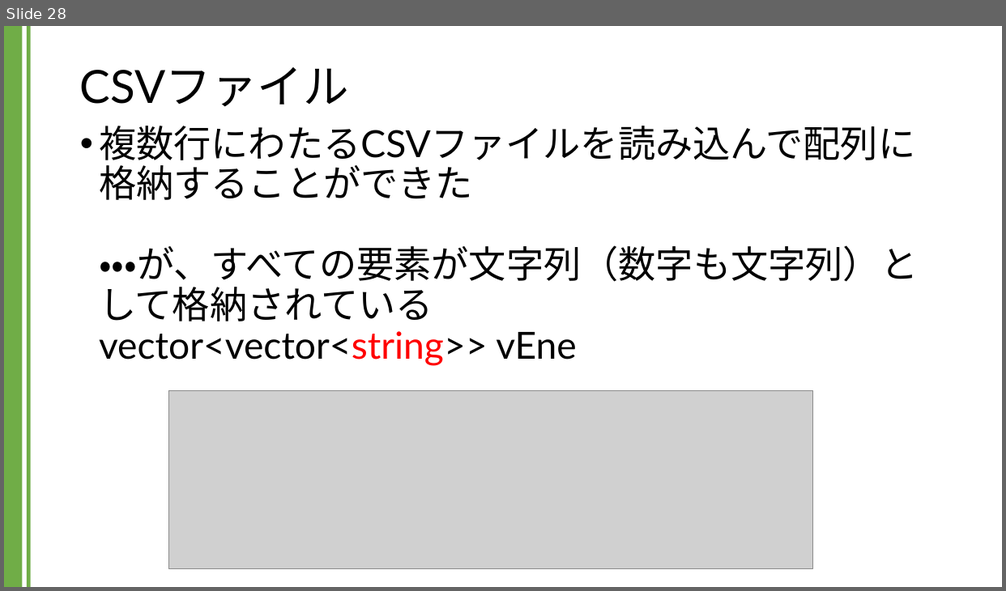
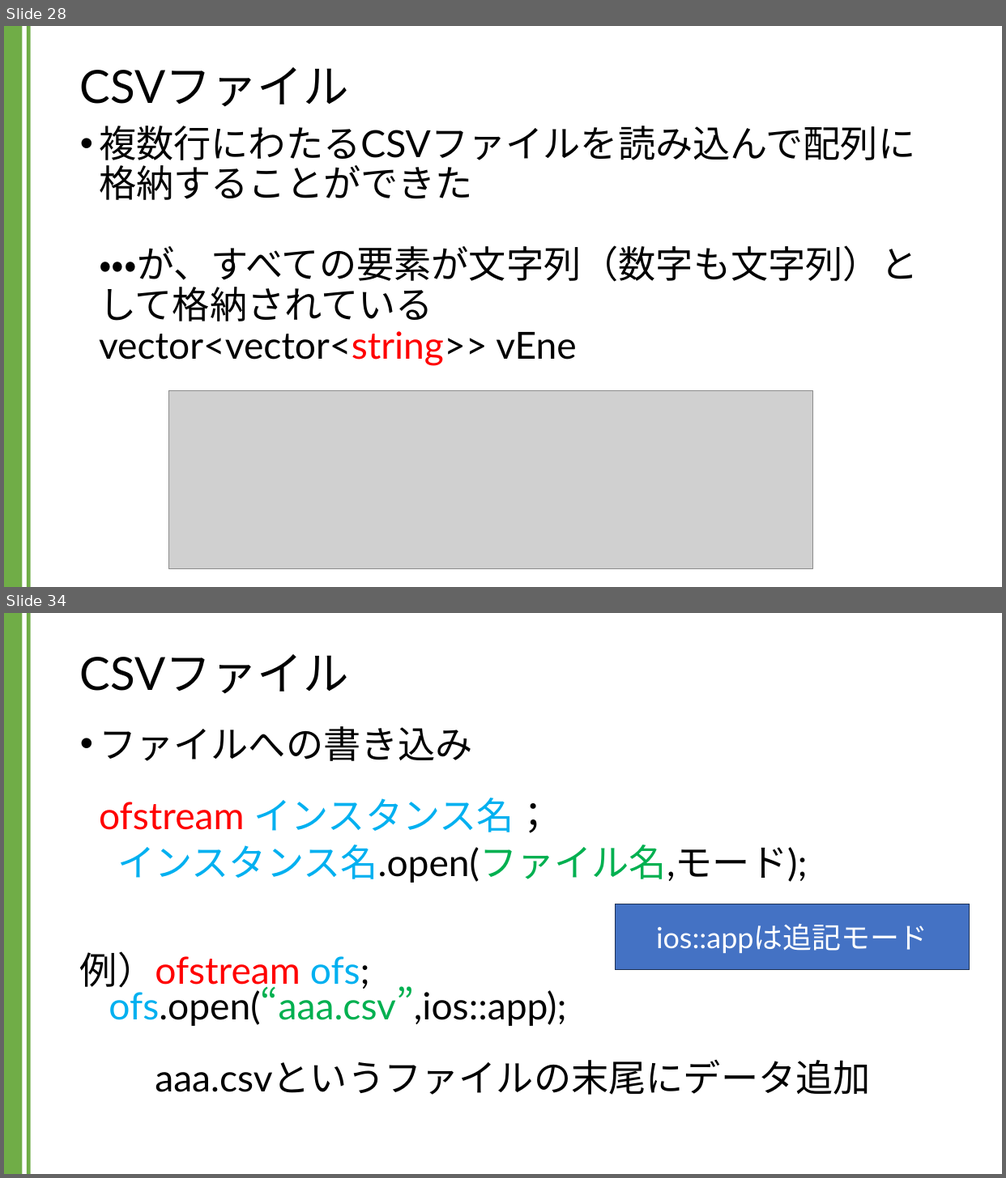
Before and after one commit to kic-murata/cpp2024, a slide deck: 授業資料/講義資料：CSVファイル.pptx. Shown one above the other, each under a label of ours: slide 28 before the commit, slides 28 and 34 after it; the slides between them are not shown. The pictures are 1006x591 and 1006x1178 pixels, drawn with LibreOffice and Linux fonts; fonts in the diff are those of the drawing; grey boxes stand for pictures. Boxes give left, top, right and bottom in pixels: in the first picture for what was removed or moved away, otherwise in the second. Text is boxed around its words. In the diff, an @@ line names an element or a change of style, - is before the commit and + after.

```diff
--- a/授業資料/講義資料：CSVファイル.pptx
+++ b/授業資料/講義資料：CSVファイル.pptx
@@ slide 34 added at (4, 613, 1002, 1174), background #FFFFFF; not listed: 2 template elements that a slide beside it also shows @@
@@ title added at (80, 654, 349, 694), 44 pt, text #000000 @@
+CSVファイル
@@ text added at (80, 726, 871, 1095), 36 pt, text #000000 @@
+• ファイルへの書き込み
+  ofstream インスタンス名；
+インスタンス名.open(ファイル名,モード);
+例）ofstream ofs;
+ofs.open(“aaa.csv”,ios::app);
+aaa.csvというファイルの末尾にデータ追加
@@ rectangle added at (616, 905, 970, 969), fill #4472C4, outline #1E3256 1 pt, 28 pt, text #FFFFFF @@
+ios::appは追記モード
```
Also in this commit, not shown: 14 slides changed, 5 other slides added, 11 slides removed.
